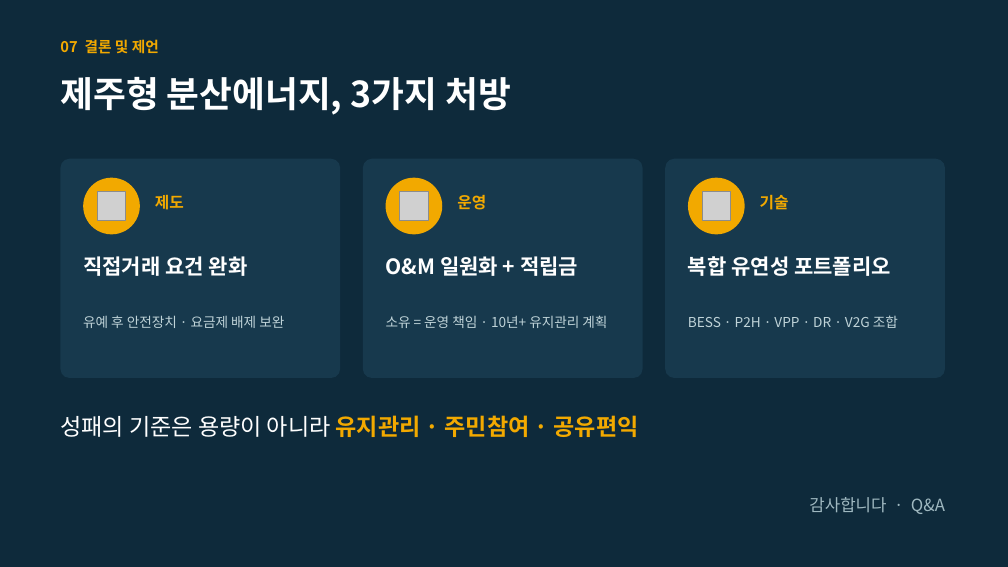
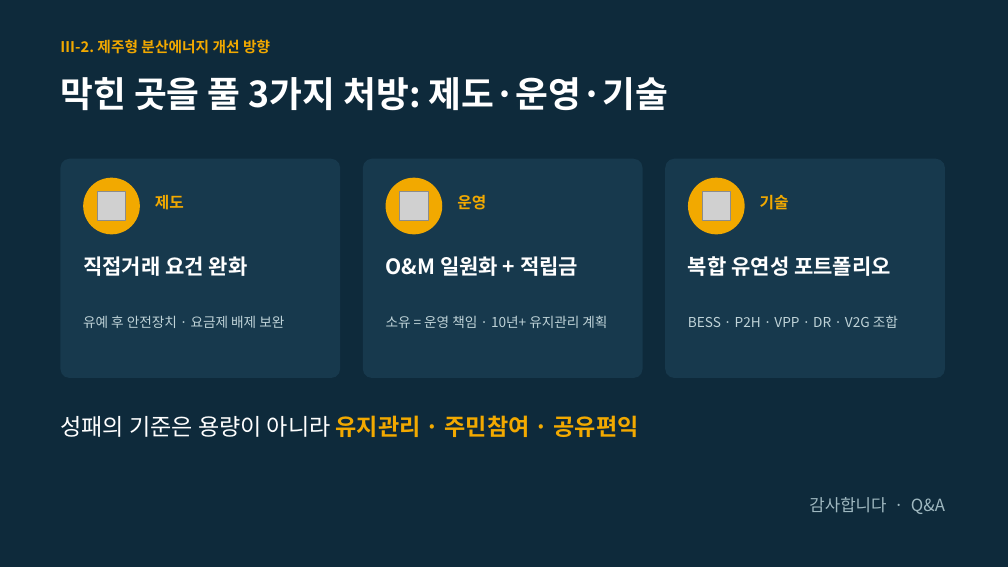
Before and after one commit to a44830300-arch/shaohong, a slide deck: slide 12 of 학업/전기/발표/분산에너지_발표_시안A.pptx. Drawn at 1008x567 pixels with LibreOffice and Linux fonts; fonts in the diff are those of the drawing; grey boxes stand for pictures. Boxes give left, top, right and bottom in pixels: in the first picture for what was removed or moved away, otherwise in the second. Text is boxed around its words. In the diff, an @@ line names an element or a change of style, - is before the commit and + after.

```diff
--- a/학업/전기/발표/분산에너지_발표_시안A.pptx
+++ b/학업/전기/발표/분산에너지_발표_시안A.pptx
@@ text at bbox=[60, 39, 270, 54]: text changed @@
-07 결론 및 제언
+Ⅲ-2. 제주형 분산에너지 개선 방향
@@ text at bbox=[60, 77, 668, 111]: text changed @@
-제주형 분산에너지, 3가지 처방
+막힌 곳을 풀 3가지 처방: 제도·운영·기술
```
Also in this commit, not shown: 10 other slides changed, 1 other file.
